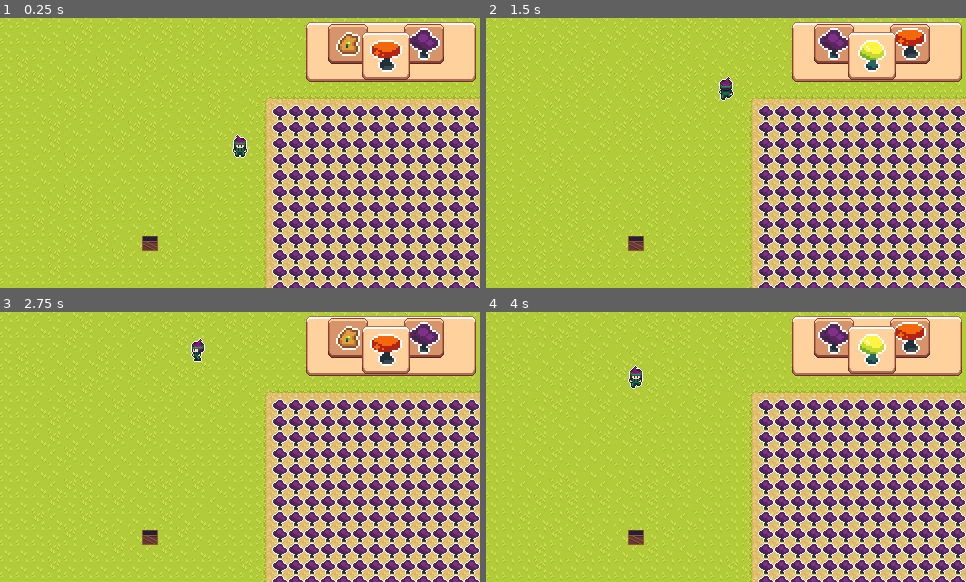
Above: before the commit, frames 1-4 (two rows, left to right).
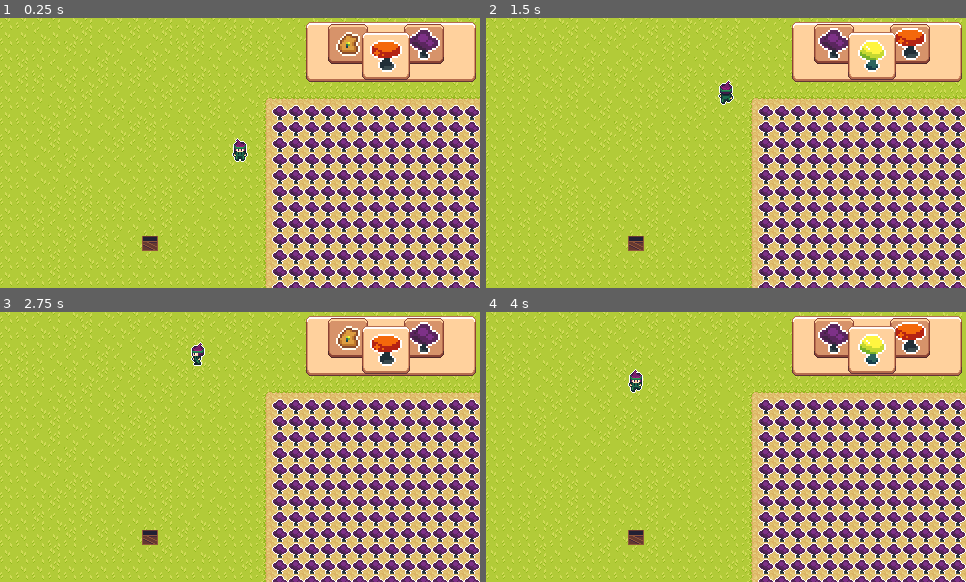
Above: after the commit, the same moments.

Repository: Jukaio/GGJ2024
Game: Godot game, scene res://scenes/entry_point.tscn
Same seed, same stepped clock (60 frames per second), same inputs: the game is played once before the commit and once after it.
Inputs:
- Up to frame 1 (0.25 s): no input
- Up to frame 2 (1.5 s): tap Enter at 0.5 s; hold W (up) from 0.53 s (still down); tap Space (interact) at 0.6 s; tap E (inv_next) at 1.35 s
- Up to frame 3 (2.75 s): release W (up) at 2.03 s; hold A (left) from 2.03 s (still down); tap Q (inv_prev) at 2.1 s
- Up to frame 4 (4 s): tap Space (interact) at 2.85 s; release A (left) at 3.53 s; hold S (down) from 3.53 s (still down); tap E (inv_next) at 3.6 s

The runs differ from the first frame. In frame 1, 0.2% of the frame differs, in the area x 48-52%, y 42-54%; in frame 2, 0.2%, in the area x 48-52%, y 21-33%; in frame 3, 0.2%; in frame 4, 0.2%.

Commit message:
shopkeep animation

Diff:
--- a/prefabs/PlayerCharacter.tscn
+++ b/prefabs/PlayerCharacter.tscn
@@ -11,8 +11,7 @@
 [node name="PlayerCharacter" type="Node2D"]
 script = ExtResource("1_47rnw")
 
-[node name="PlayerSpriteAnimator" parent="." instance=ExtResource("2_x0r5y")]
-position = Vector2(0, -8)
+[node name="SpriteAnimator" parent="." instance=ExtResource("2_x0r5y")]
 
 [node name="HoeTool" parent="." instance=ExtResource("3_u86vp")]
 hoeTime = 0.75
--- a/scenes/entry_point.tscn
+++ b/scenes/entry_point.tscn
@@ -6,12 +6,14 @@
 [ext_resource type="PackedScene" uid="uid://c1w0mc6qu256h" path="res://scenes/ui_canvas_layer.tscn" id="4_gk132"]
 [ext_resource type="Script" path="res://scripts/crops_grid.gd" id="5_ggryu"]
 [ext_resource type="Script" path="res://scripts/shop_keeper_character.gd" id="6_8lmio"]
-[ext_resource type="PackedScene" uid="uid://bjssjw418p1ic" path="res://prefabs/player_sprite_animator.tscn" id="7_c5o5o"]
 [ext_resource type="PackedScene" uid="uid://ds03x1hp3883r" path="res://prefabs/purchase_slot.tscn" id="8_ma02f"]
 [ext_resource type="Texture2D" uid="uid://bn0vxmmg2f4uu" path="res://graphics/ui/speechbubble.png" id="9_d2fsl"]
+[ext_resource type="Script" path="res://scripts/sprite_animator.gd" id="11_70h21"]
 [ext_resource type="Theme" uid="uid://d241x0ek7vt0u" path="res://fonts/theme.tres" id="11_irulp"]
 [ext_resource type="AudioStream" uid="uid://dvjn3nwmud4w1" path="res://sounds/Hoe.wav" id="11_ymnet"]
+[ext_resource type="Texture2D" uid="uid://cumhvrhbn565q" path="res://sprites/shopkeeper_spritesheet.png" id="12_3tnbu"]
 [ext_resource type="Texture2D" uid="uid://bpg3sjv03n36o" path="res://textures/box.png" id="12_8boy5"]
+[ext_resource type="Script" path="res://scripts/sprite_animation.gd" id="12_ovdr6"]
 [ext_resource type="Script" path="res://scripts/sales_bucket.gd" id="13_8cd8l"]
 [ext_resource type="AudioStream" uid="uid://cls5lt578yk06" path="res://music/Main Theme.wav" id="14_2j6da"]
 
@@ -67,8 +69,6 @@
 TimeForOpenShop = 5.0
 TimeForClosedShop = 5.0
 
-[node name="SpriteAnimator" parent="ShopKeeperCharacter" instance=ExtResource("7_c5o5o")]
-
 [node name="PurchaseSlot1" parent="ShopKeeperCharacter" node_paths=PackedStringArray("audioPlayer") instance=ExtResource("8_ma02f")]
 audioPlayer = NodePath("../../AudioStreamPlayer")
 
@@ -93,6 +93,31 @@
 theme_override_colors/font_color = Color(0, 0, 0, 1)
 theme_override_colors/font_shadow_color = Color(0.701961, 0.701961, 0.701961, 1)
 text = "Psst..."
+
+[node name="ShopKeepSpriteAnimator" type="Node2D" parent="ShopKeeperCharacter"]
+script = ExtResource("11_70h21")
+
+[node name="Idle" type="Sprite2D" parent="ShopKeeperCharacter/ShopKeepSpriteAnimator"]
+texture = ExtResource("12_3tnbu")
+hframes = 4
+region_enabled = true
+region_rect = Rect2(2.08165e-12, 2.08165e-12, 72, 31)
+script = ExtResource("12_ovdr6")
+
+[node name="WalkLeft" type="Sprite2D" parent="ShopKeeperCharacter/ShopKeepSpriteAnimator"]
+texture = ExtResource("12_3tnbu")
+flip_h = true
+hframes = 4
+region_enabled = true
+region_rect = Rect2(2.08165e-12, 32, 72, 31)
+script = ExtResource("12_ovdr6")
+
+[node name="WalkRight" type="Sprite2D" parent="ShopKeeperCharacter/ShopKeepSpriteAnimator"]
+texture = ExtResource("12_3tnbu")
+hframes = 4
+region_enabled = true
+region_rect = Rect2(2.08165e-12, 32, 72, 31)
+script = ExtResource("12_ovdr6")
 
 [node name="AudioStreamPlayer" type="AudioStreamPlayer" parent="."]
 unique_name_in_owner = true
--- a/scripts/player_character.gd
+++ b/scripts/player_character.gd
@@ -49,7 +49,7 @@
 	return g_use_eight_way
 
 func _ready():
-	animator = get_node("PlayerSpriteAnimator")
+	animator = get_node("SpriteAnimator")
 	hoeTool = get_node("HoeTool")
 	PickedUpMushroom.visible = false
 
--- a/scripts/shop_keeper_character.gd
+++ b/scripts/shop_keeper_character.gd
@@ -11,7 +11,7 @@
 @onready var shopSlot3 : ShopPurchaseSlot = $PurchaseSlot3
 @onready var speechBubble : Sprite2D = $SpeechBubbleSprite2D
 
-@onready var animator : SpriteAnimator = $SpriteAnimator
+@onready var animator : SpriteAnimator = $ShopKeepSpriteAnimator
 
 enum ShopKeeperState { ENTERING, SHOP_OPEN, EXITING, SHOP_CLOSED }
 
@@ -51,7 +51,7 @@
 				dir = (position - StartPos).normalized()
 
 				position = position.move_toward(EndPos, delta * Speed)
-
+				print(dir)
 				animate_movement(dir)
 			else:
 				position = EndPos
@@ -103,25 +103,12 @@
 
 
 func process_idle(dir, delta):
-	var angle = rad_to_deg(atan2(dir.y, dir.x));
-	if angle > -45.0 && angle < 45.0:
-		animator.ActivateByName("IdleRight")
-	elif angle >= 45.0 && angle < 135.0:
-		animator.ActivateByName("IdleDown")
-	elif angle <= -45.0 && angle > -135.0:
-		animator.ActivateByName("IdleUp")
-	else:
-		animator.ActivateByName("IdleLeft")
-
+	animator.ActivateByName("Idle")
 
 
 func animate_movement(dir: Vector2):
 	var angle = rad_to_deg(atan2(dir.y, dir.x));
 	if angle > -45.0 && angle < 45.0:
-		animator.ActivateByName("MoveRight")
-	elif angle >= 45.0 && angle < 135.0:
-		animator.ActivateByName("MoveDown")
-	elif angle <= -45.0 && angle > -135.0:
-		animator.ActivateByName("MoveUp")
+		animator.ActivateByName("WalkRight")
 	else:
-		animator.ActivateByName("MoveLeft")
+		animator.ActivateByName("WalkLeft")
Not shown: 1 places in scenes/entry_point.tscn that only renumber resources
Binary file added: sprites/shopkeeper_spritesheet.png
Not shown, added: sprites/shopkeeper_spritesheet.png.import
